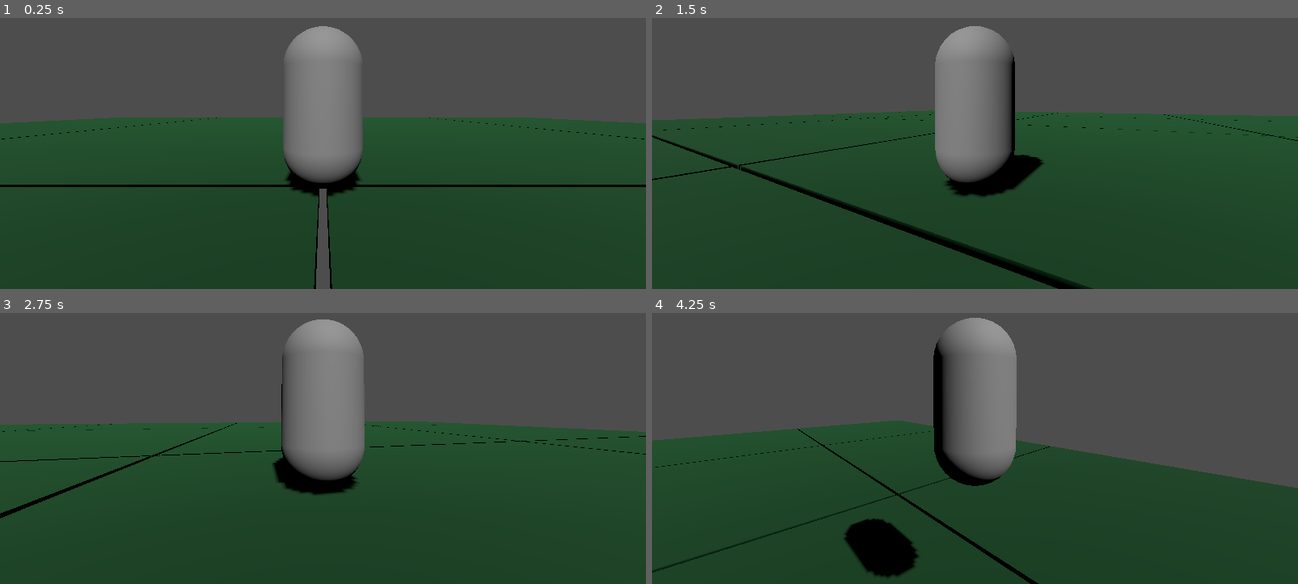
Above: before the commit, frames 1-4 (two rows, left to right).
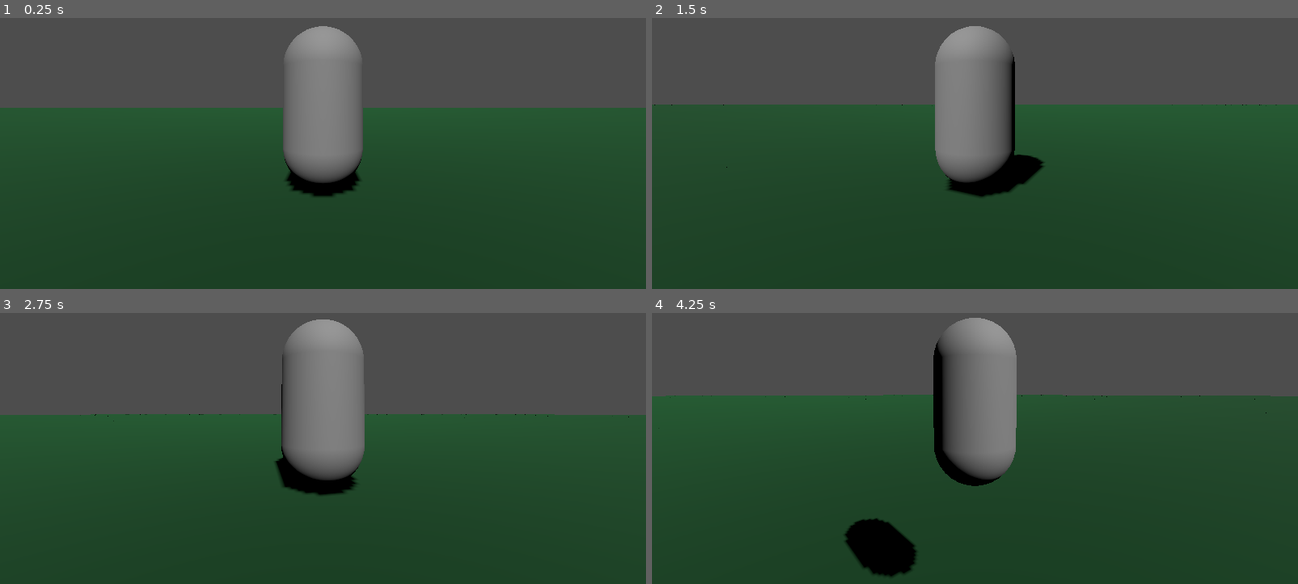
Above: after the commit, the same moments.

Repository: xwilson03/OpenWorldTest
Game: Godot game, scene res://scenes/root.tscn
The game is run twice, just before and just after one commit, with the same random seed, the same clock (stepped at 60 frames per second) and the same inputs.
Inputs (mouse positions are in pixels of both pictures, inside the frame that each line leads up to):
- Up to frame 1 (0.25 s): no input
- Up to frame 2 (1.5 s): tap Enter at 0.5 s; move the mouse to (1007, 104) at 0.52 s; hold W (move_forward) from 0.53 s (still down); tap Mouse wheel up (zoom_in) at 0.6 s; tap Space (jump) at 0.77 s; move the mouse to (942, 110) at 1.27 s; tap Mouse wheel down (zoom_out) at 1.35 s
- Up to frame 3 (2.75 s): keep holding W (move_forward); tap Space (jump) at 1.52 s; move the mouse to (335, 397) at 2.02 s; tap Mouse wheel up (zoom_in) at 2.1 s
- Up to frame 4 (4.25 s): keep holding W (move_forward); move the mouse to (968, 407) at 2.77 s; tap Mouse wheel down (zoom_out) at 2.85 s; tap Space (jump) at 3.02, 3.77 s; move the mouse to (1020, 407) at 3.52 s; tap Mouse wheel up (zoom_in) at 3.6 s

The runs differ from the first frame. In frame 1, 5.1% of the frame differs, in the area x 0-100%, y 33-100%; in frame 2, 5.4%; in frame 3, 4.0%; in frame 4, 17%, in the area x 0-100%, y 30-100%.

Commit message:
increases world size, removes gaps

Diff:
--- a/scripts/world_generator.gd
+++ b/scripts/world_generator.gd
@@ -1,8 +1,8 @@
 extends Node3D
 class_name WorldGenerator
 
-@export var world_radius: int = 2
-@export var chunk_size: float = 10.1
+@export var world_radius: int = 60
+@export var chunk_size: float = 10
 @export var chunk_boundary_tolerance: float = 0.1
 
 const chunk_scene = preload("res://prefabs/chunk.tscn")
